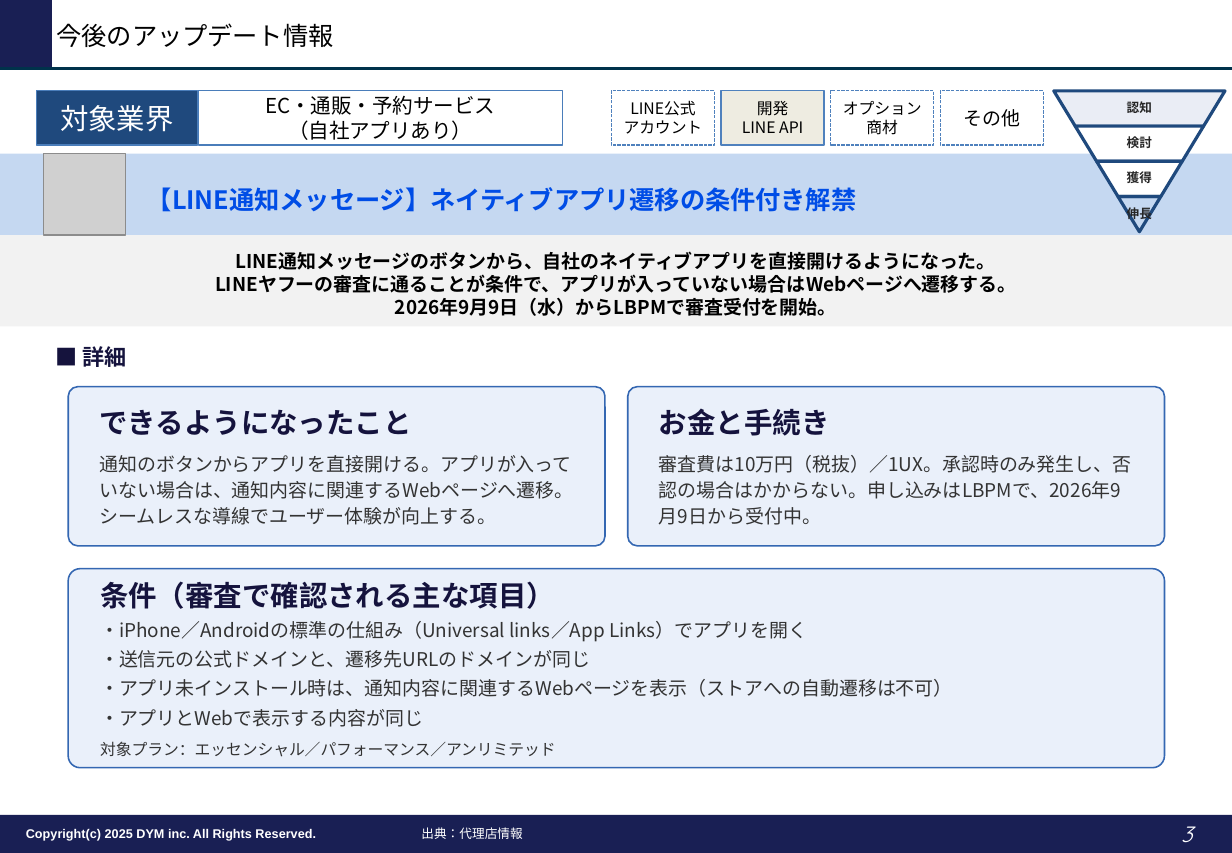
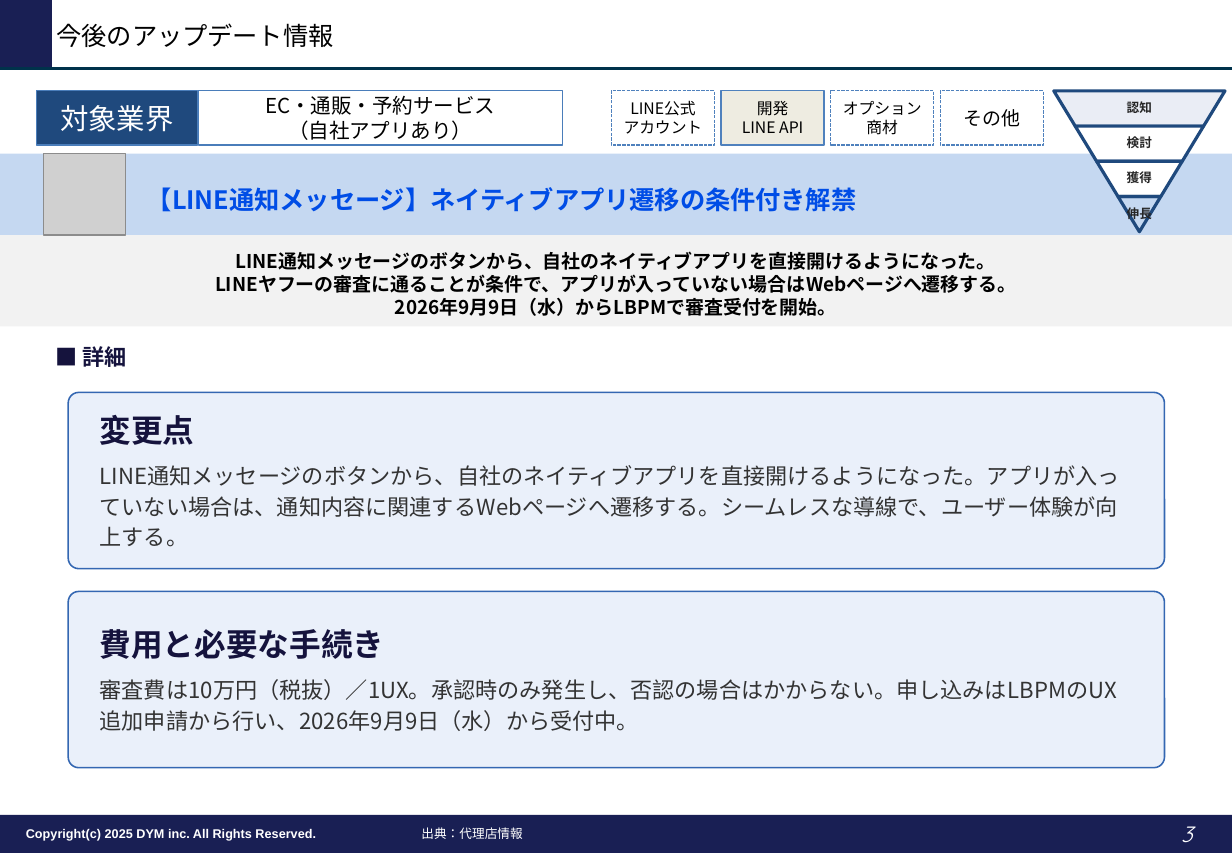
Before and after one commit to tonomura-r-dev/folder, a slide deck: slide 3 of LINEOA媒体最新情報_2026年10月トレンドレポート.pptx. Drawn at 1232x853 pixels with LibreOffice and Linux fonts; fonts in the diff are those of the drawing; grey boxes stand for pictures; background and template pictures are left out. Boxes give left, top, right and bottom in pixels: in the first picture for what was removed or moved away, otherwise in the second. Text is boxed around its words. In the diff, an @@ line names an element or a change of style, - is before the commit and + after.

```diff
--- a/LINEOA媒体最新情報_2026年10月トレンドレポート.pptx
+++ b/LINEOA媒体最新情報_2026年10月トレンドレポート.pptx
@@ rounded rectangle "変更点": place and size @@
-rounded rectangle "変更点" at [68, 387, 605, 546]
+rounded rectangle "変更点" at [68, 392, 1165, 569]
@@ text in rounded rectangle at [100, 415, 1120, 547]: text changed; size 12 to 14 pt @@
-できるようになったこと
-通知のボタンからアプリを直接開ける。アプリが入っていない場合は、通知内容に関連するWebページへ遷移。シームレスな導線でユーザー体験が向上する。
+変更点
+LINE通知メッセージのボタンから、自社のネイティブアプリを直接開けるようになった。アプリが入っていない場合は、通知内容に関連するWebページへ遷移する。シームレスな導線で、ユーザー体験が向上する。
@@ rounded rectangle removed at [68, 569, 1165, 768] @@
-条件（審査で確認される主な項目）
-・iPhone／Androidの標準の仕組み（Universal links／App Links）でアプリを開く
-・送信元の公式ドメインと、遷移先URLのドメインが同じ
-・アプリ未インストール時は、通知内容に関連するWebページを表示（ストアへの自動遷移は不可）
-・アプリとWebで表示する内容が同じ
-対象プラン：エッセンシャル／パフォーマンス／アンリミテッド
@@ rounded rectangle "費用と必要な手続き": place and size @@
-rounded rectangle "費用と必要な手続き" at [628, 387, 1165, 546]
+rounded rectangle "費用と必要な手続き" at [68, 592, 1165, 768]
@@ text in rounded rectangle at [100, 629, 1117, 731]: text changed; size 12 to 14 pt @@
-お金と手続き
-審査費は10万円（税抜）／1UX。承認時のみ発生し、否認の場合はかからない。申し込みはLBPMで、2026年9月9日から受付中。
+費用と必要な手続き
+審査費は10万円（税抜）／1UX。承認時のみ発生し、否認の場合はかからない。申し込みはLBPMのUX追加申請から行い、2026年9月9日（水）から受付中。
```
Also in this commit, not shown: 1 other slide changed, 1 slide added.
